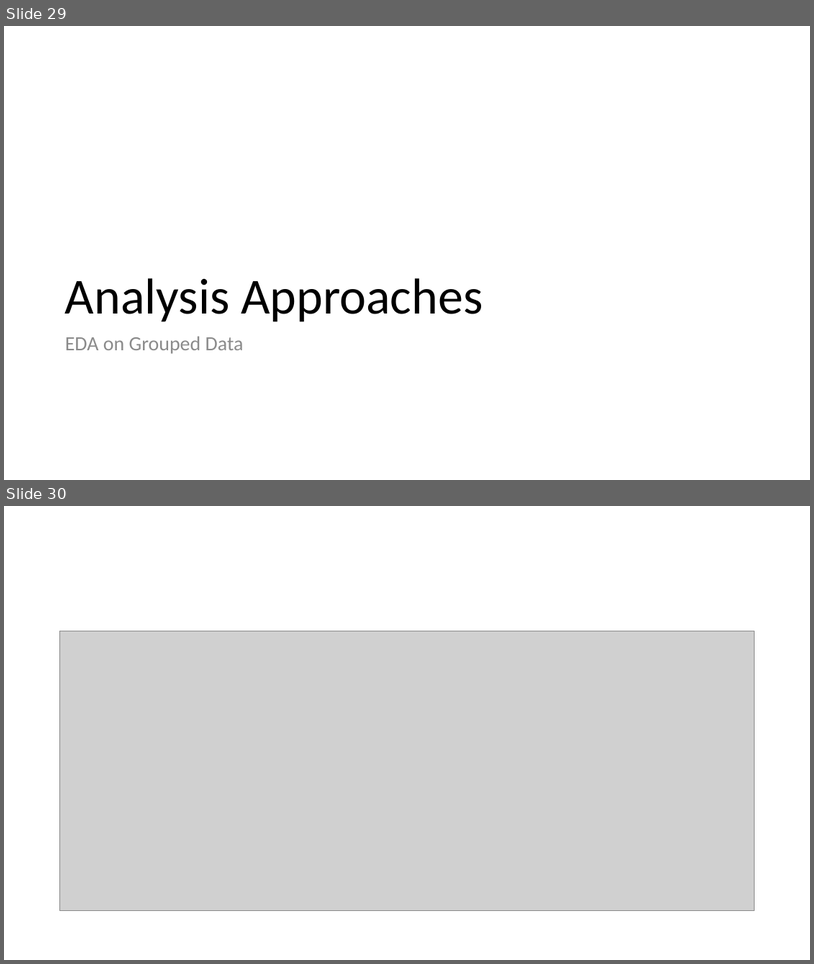
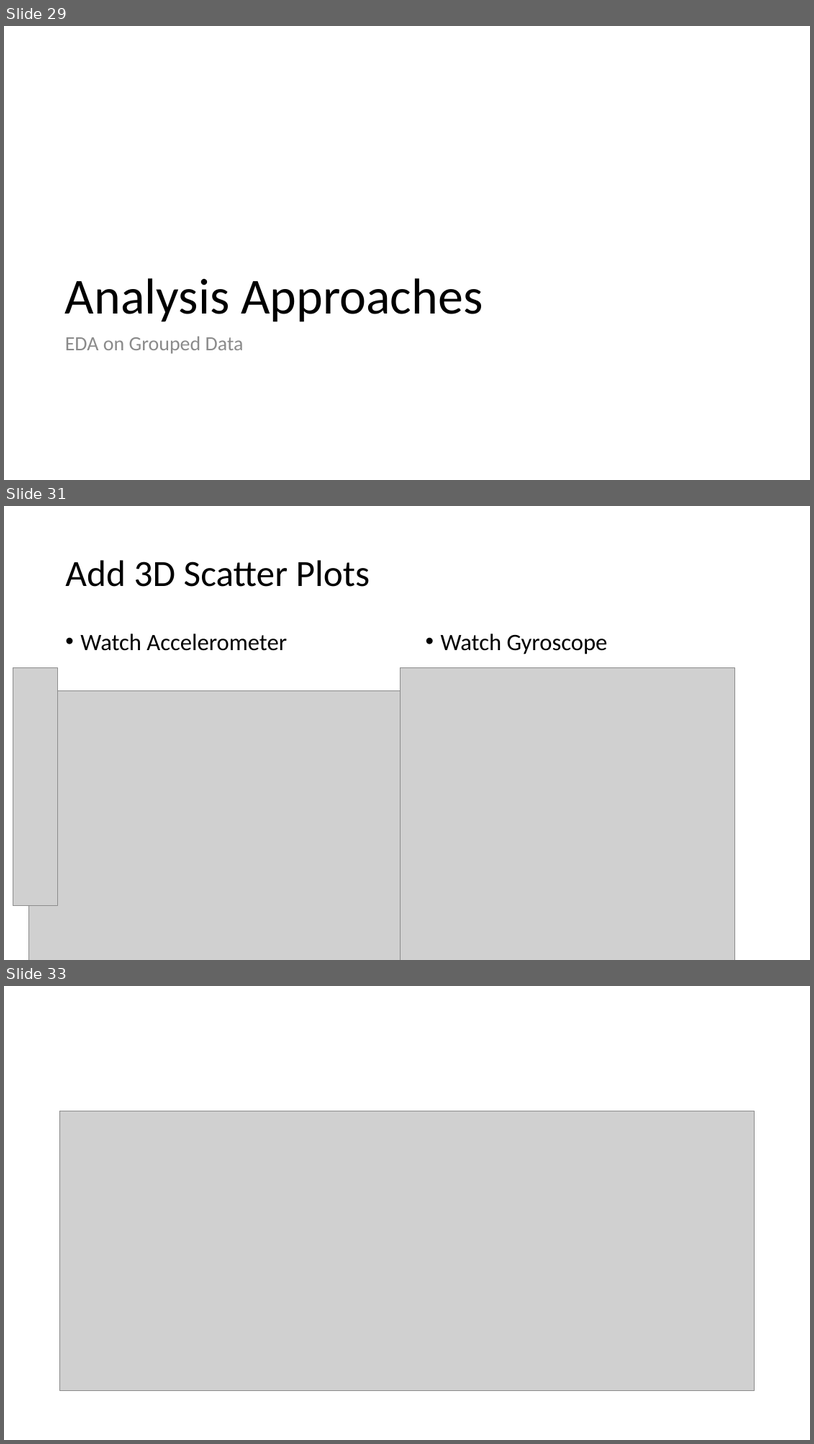
Before and after one commit to gojandrooo/DSE-230, a slide deck: DSE230 - Final Project Slides.pptx. Shown one above the other, each under a label of ours: slides 29 and 30 before the commit, slides 29, 31 and 33 after it; the slides between them are not shown. The pictures are 814x964 and 814x1444 pixels, drawn with LibreOffice and Linux fonts; fonts in the diff are those of the drawing; grey boxes stand for pictures. Boxes give left, top, right and bottom in pixels: in the first picture for what was removed or moved away, otherwise in the second. Text is boxed around its words. In the diff, an @@ line names an element or a change of style, - is before the commit and + after.

Commit message:
updated scatter titles and sizes. added to ppt

```diff
--- a/DSE230 - Final Project Slides.pptx
+++ b/DSE230 - Final Project Slides.pptx
@@ slide 31 added at [4,506,810,960], background #FFFFFF @@
@@ title added at [65,560,370,587], 44 pt, text #000000 @@
+Add 3D Scatter Plots
@@ text added at [80,633,287,651], 28 pt, text #000000 @@
+• Watch Accelerometer
@@ text added at [441,633,608,654], 28 pt, text #000000 @@
+• Watch Gyroscope
@@ picture added at [13,667,58,906] @@
@@ picture added at [401,667,736,960] @@
@@ picture added at [28,690,407,960] @@
@@ what was slide 30 is now slide 33 @@
```
Also in this commit, not shown: 1 slide changed, 2 other slides added, 49 other files.
